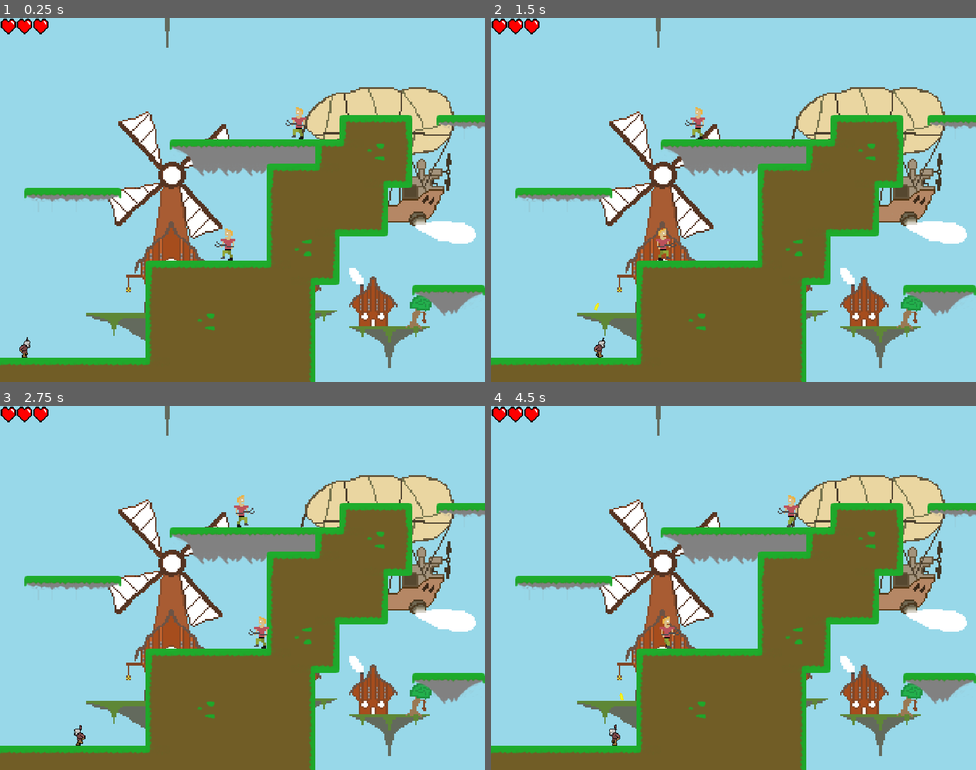
Above: before the commit, frames 1-4 (two rows, left to right).
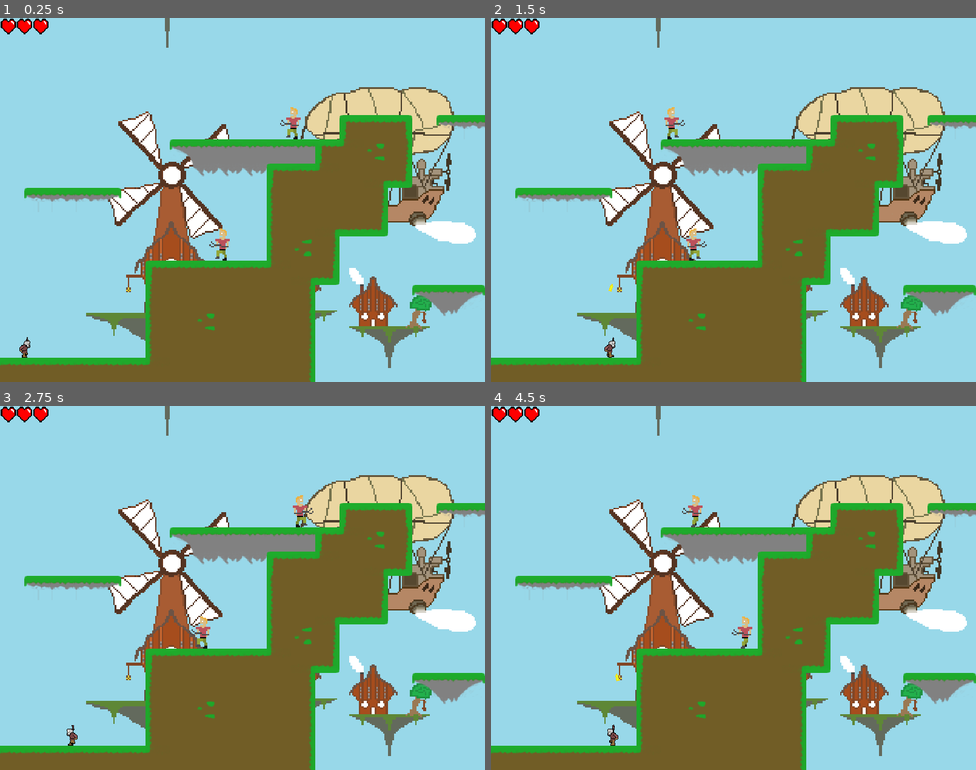
Above: after the commit, the same moments.

Repository: Kumodatsu/dream-within-a-dream
Game: Godot game, scene res://levels/Level_1.tscn
The game is run twice, just before and just after one commit, with the same random seed, the same clock (stepped at 60 frames per second) and the same inputs.
Inputs (mouse positions are in pixels of both pictures, inside the frame that each line leads up to):
- Up to frame 1 (0.25 s): no input
- Up to frame 2 (1.5 s): move the mouse to (840, 181) at 0.52 s; press the mouse at (840, 181) at 0.53 s; hold D (player_move_right) from 0.53 s (still down); tap W (player_jump) at 0.77 s; move the mouse to (636, 218) at 1.27 s; release the mouse at (636, 218) at 1.28 s; click (636, 218) at 1.35 s
- Up to frame 3 (2.75 s): tap W (player_jump) at 1.52 s; move the mouse to (291, 507) at 2.02 s; release D (player_move_right) at 2.03 s; press the mouse at (291, 507) at 2.03 s; hold A (player_move_left) from 2.03 s (still down)
- Up to frame 4 (4.5 s): move the mouse to (709, 660) at 2.77 s; release A (player_move_left) at 2.78 s; release the mouse at (709, 660) at 2.78 s; hold D (player_move_right) 2.78-4.28 s; click (709, 660) at 2.85 s; tap W (player_jump) at 3.02, 3.77 s; move the mouse to (879, 642) at 3.52 s; press the mouse at (879, 642) at 3.53 s; move the mouse to (588, 533) at 4.27 s; release the mouse at (588, 533) at 4.28 s; hold A (player_move_left) from 4.28 s (still down); click (588, 533) at 4.35 s

The runs differ from the first frame. In frame 1, 0.5% of the frame differs, in the area x 43-64%, y 24-67%; in frame 2, 0.8%, in the area x 21-45%, y 24-94%; in frame 3, 0.7%; in frame 4, 0.7%.

Commit message:
Tweak speeds

Diff:
--- a/dream-within-a-dream/scripts/berend.gd
+++ b/dream-within-a-dream/scripts/berend.gd
@@ -6,7 +6,7 @@
 }
 
 # Horizontal speed when moving.
-export            var max_speed:      float = 100.0
+export            var max_speed:      float = 130.0
 # Direction the enemy is walking.
 export(Direction) var direction:      int   = Direction.LEFT
 # How fast the enemy accelerates down while airborne.
--- a/dream-within-a-dream/scripts/bullet.gd
+++ b/dream-within-a-dream/scripts/bullet.gd
@@ -1,6 +1,6 @@
 extends Area2D
 
-var speed:     float   = 200.0
+var speed:     float   = 400.0
 var direction: Vector2 = Vector2.RIGHT
 
 func _ready():
--- a/dream-within-a-dream/scripts/jacob.gd
+++ b/dream-within-a-dream/scripts/jacob.gd
@@ -6,7 +6,7 @@
 }
 
 # Horizontal speed when moving.
-export            var max_speed:      float = 120.0
+export            var max_speed:      float = 135.0
 # How fast the player accelerates down while airborne.
 export            var gravity:        float = 20.0
 # The vertical speed at which the player stops accelerating while falling.
